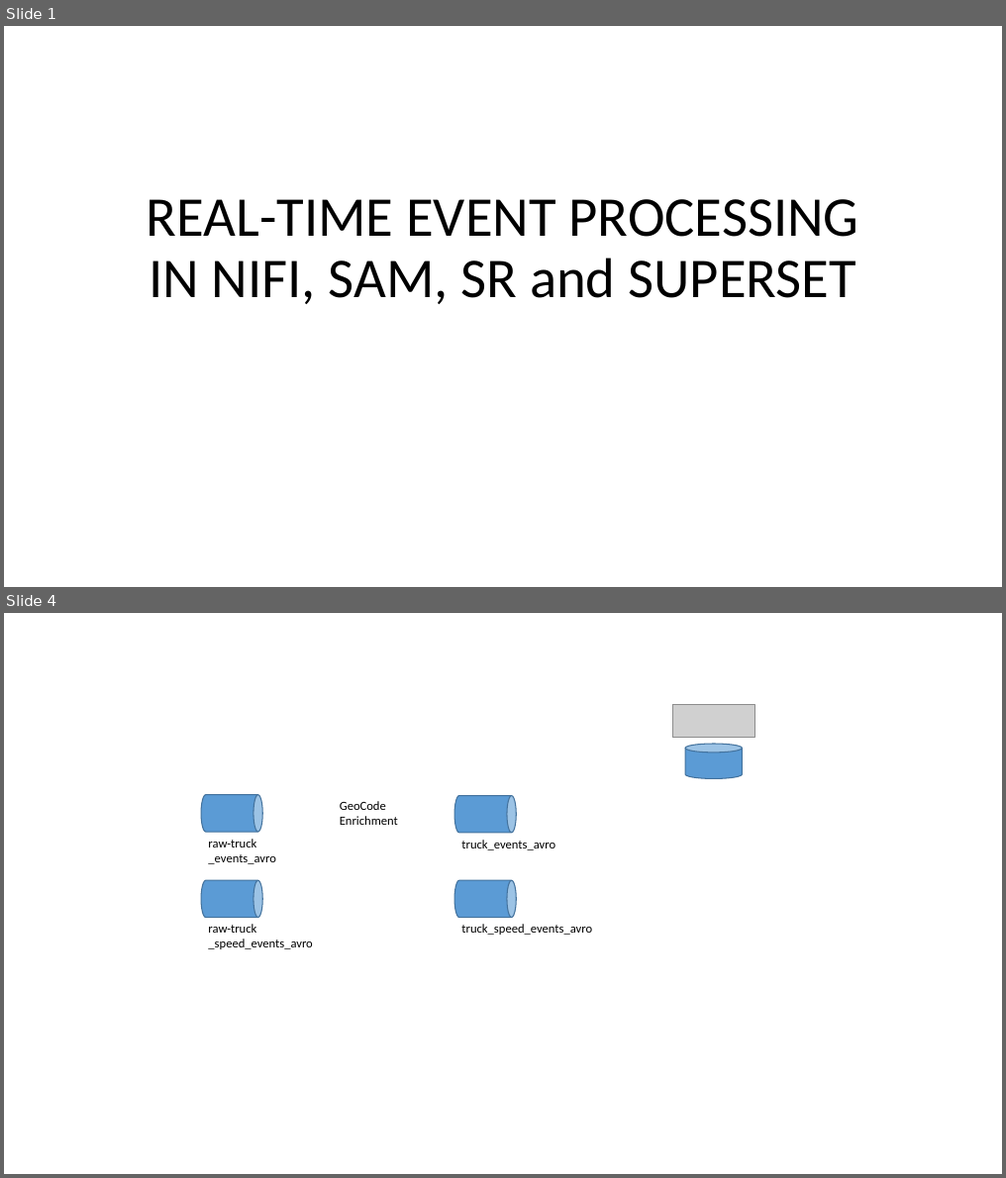
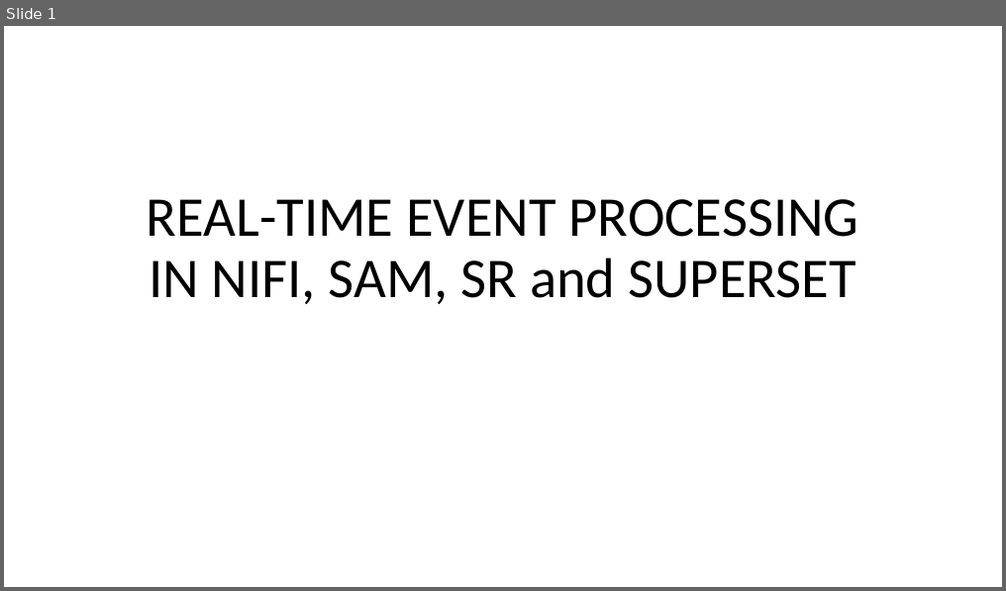
Before and after one commit to ijokarumawak/hdf-tutorials-ja, a slide deck: images/diagrams-3000.pptx. Shown one above the other, each under a label of ours: slides 1 and 4 before the commit, slide 1 after it; the slides between them are not shown. The pictures are 1006x1178 and 1006x591 pixels, drawn with LibreOffice and Linux fonts; fonts in the diff are those of the drawing; grey boxes stand for pictures. Boxes give left, top, right and bottom in pixels: in the first picture for what was removed or moved away, otherwise in the second. Text is boxed around its words. In the diff, an @@ line names an element or a change of style, - is before the commit and + after.

```diff
--- a/images/diagrams-3000.pptx
+++ b/images/diagrams-3000.pptx
@@ slide 4 removed at [4, 613, 1002, 1174], background #FFFFFF @@
@@ picture removed at [673, 705, 754, 738] @@
@@ cylinder removed at [685, 744, 743, 779] @@
@@ cylinder removed at [201, 795, 262, 832] @@
@@ text removed at [340, 801, 398, 825] @@
-GeoCode
-Enrichment
@@ cylinder removed at [454, 796, 516, 833] @@
@@ text removed at [208, 839, 275, 864] @@
-raw-truck
-_events_avro
@@ text removed at [461, 840, 555, 851] @@
-truck_events_avro
@@ cylinder removed at [201, 880, 262, 917] @@
@@ cylinder removed at [454, 880, 516, 917] @@
@@ text removed at [208, 924, 312, 950] @@
-raw-truck
-_speed_events_avro
@@ text removed at [461, 924, 592, 935] @@
-truck_speed_events_avro
```
Also in this commit, not shown: 2 slides changed.
